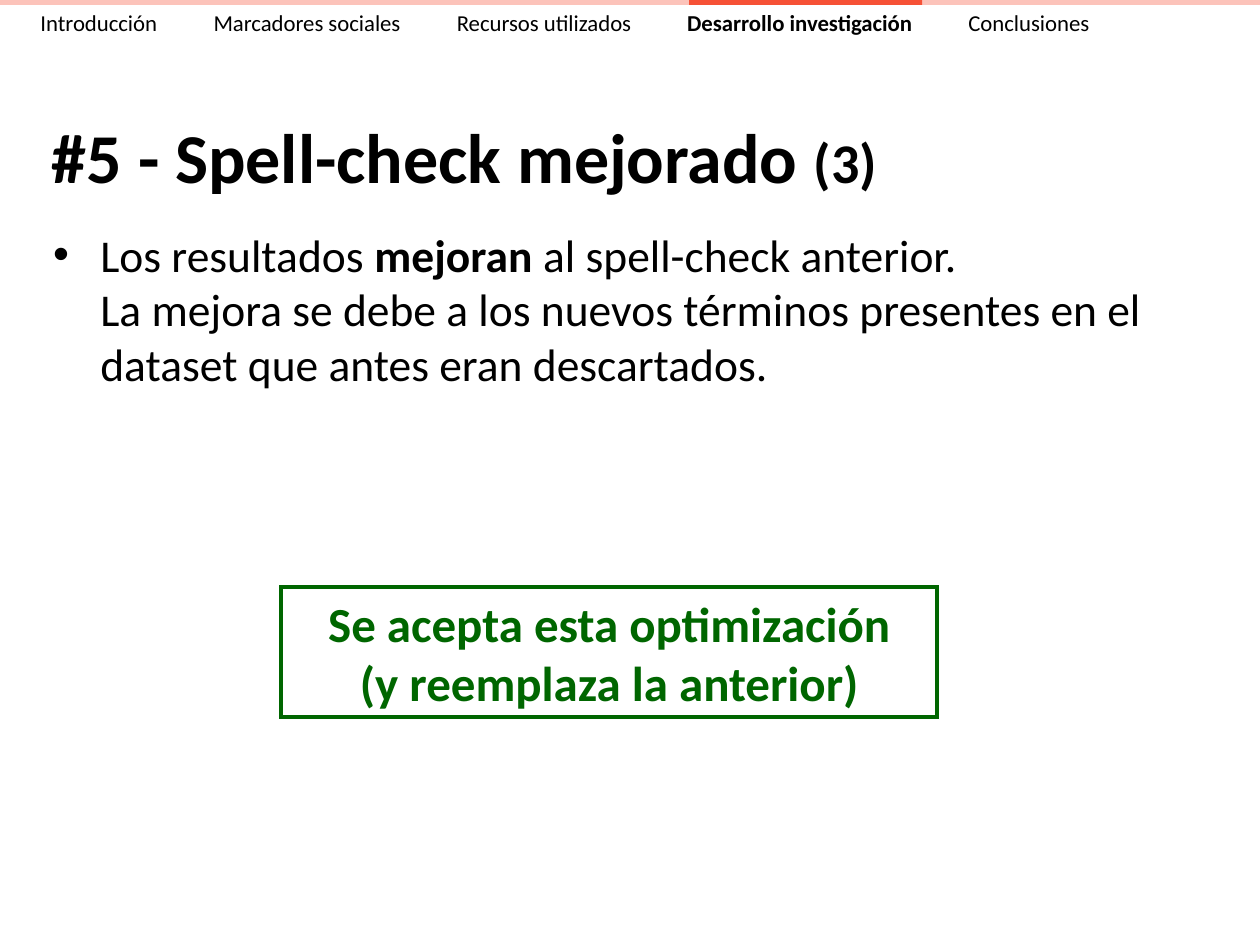
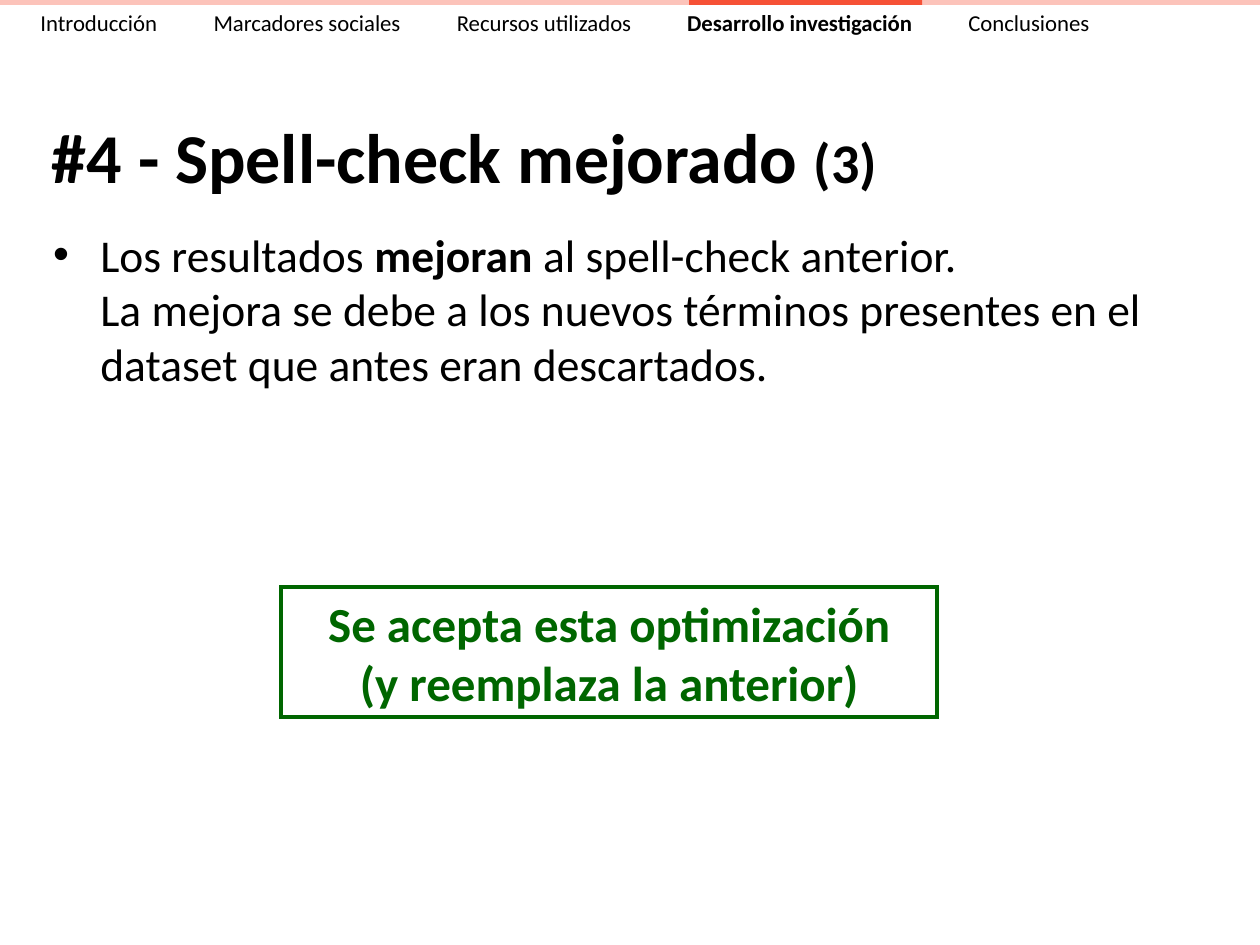
Before and after one commit to ak907kenai/nicotournetesis, a slide deck: slide 44 of docs_trunk/Presentación/Nicolás Tourné - Presentación Tesis (v2.3).ppt (slide 47 before the commit). Drawn at 1260x945 pixels with LibreOffice and Linux fonts; fonts in the diff are those of the drawing. Boxes give left, top, right and bottom in pixels: in the first picture for what was removed or moved away, otherwise in the second. Text is boxed around its words. In the diff, an @@ line names an element or a change of style, - is before the commit and + after.

```diff
--- a/docs_trunk/Presentación/Nicolás Tourné - Presentación Tesis (v2.3).ppt
+++ b/docs_trunk/Presentación/Nicolás Tourné - Presentación Tesis (v2.3).ppt
@@ title at <box>52,134,877,195</box>: text changed @@
-#5 - Spell-check mejorado (3)
+#4 - Spell-check mejorado (3)
```
Also in this commit, not shown: 10 other slides changed, 3 slides removed, 2 other files.
